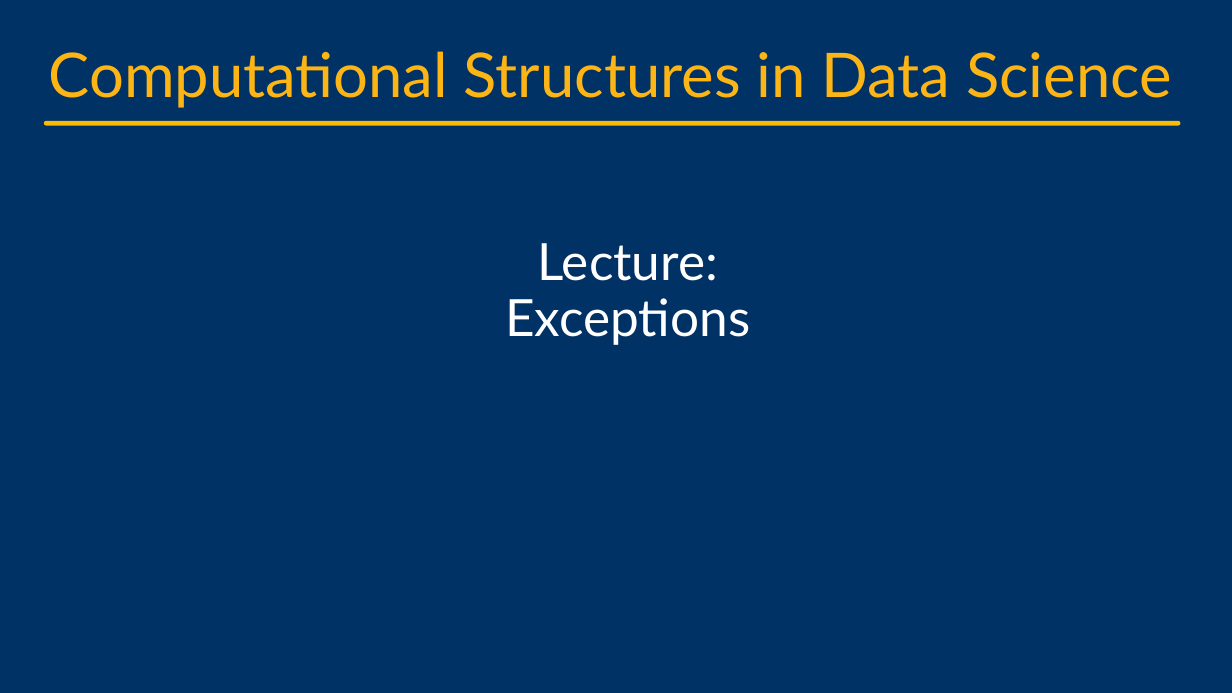
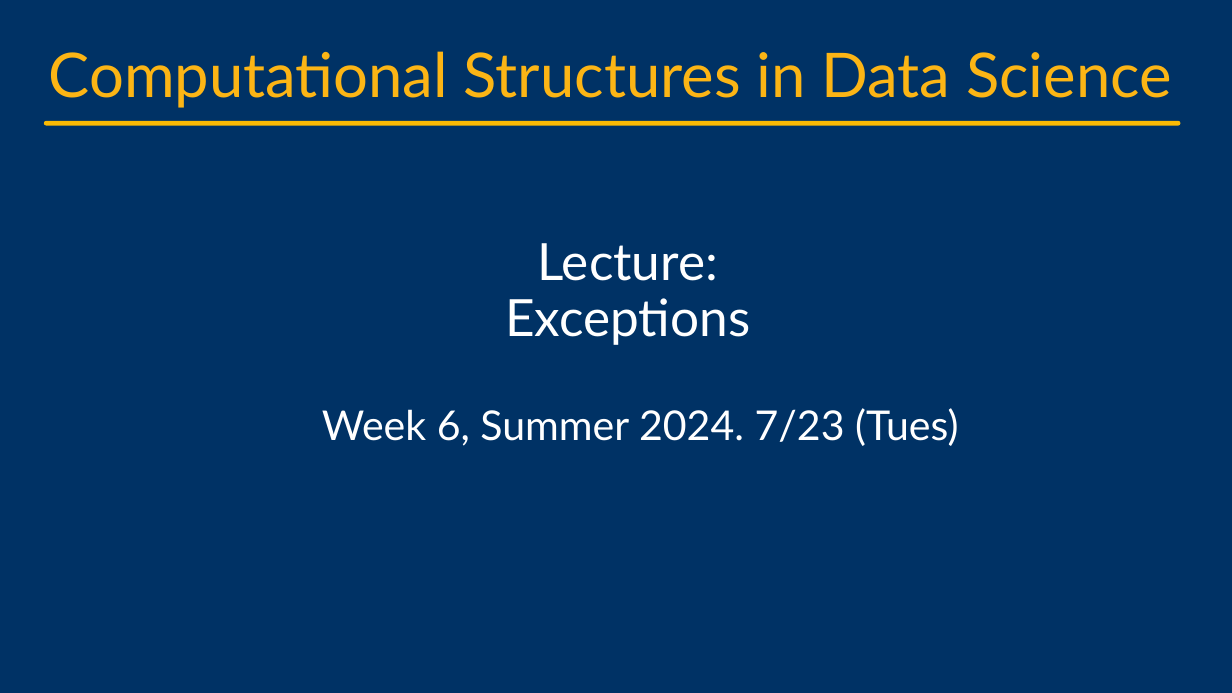
Before and after one commit to cs88-website/su24, a slide deck: slide 1 of assets/slides/su24/19-Exceptions.pptx. Drawn at 1232x693 pixels with LibreOffice and Linux fonts; fonts in the diff are those of the drawing; background and template pictures are left out. Boxes give left, top, right and bottom in pixels: in the first picture for what was removed or moved away, otherwise in the second. Text is boxed around its words. In the diff, an @@ line names an element or a change of style, - is before the commit and + after.

```diff
--- a/assets/slides/su24/19-Exceptions.pptx
+++ b/assets/slides/su24/19-Exceptions.pptx
@@ subtitle added at (322, 408, 958, 446), 32 pt, text #FFFFFF @@
+Week 6, Summer 2024. 7/23 (Tues)
```
Also in this commit, not shown: 6 other slides changed, 6 slides added, 6 slides removed, 10 other files.
